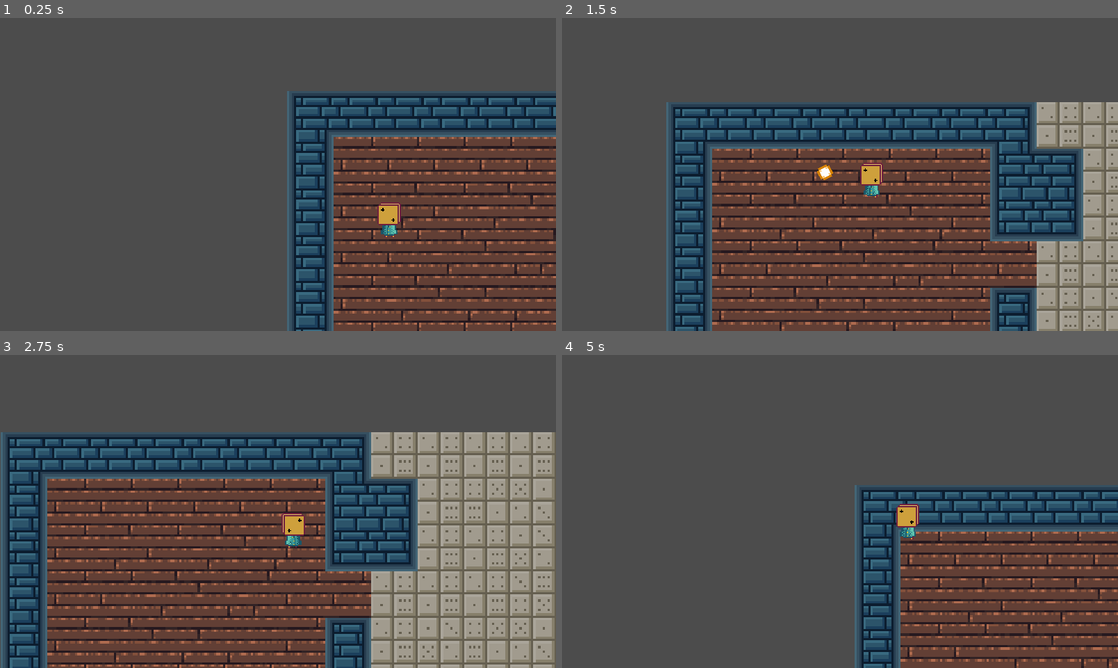
Above: before the commit, frames 1-4 (two rows, left to right).
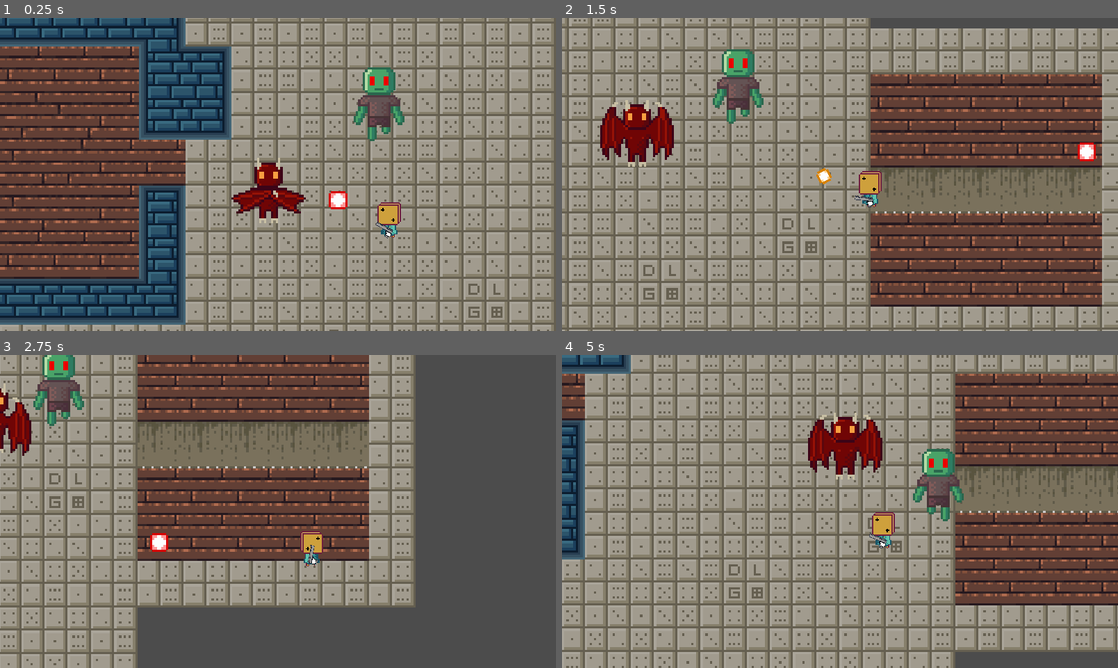
Above: after the commit, the same moments.

Repository: ygypt/gmtk2022
Game: Godot game, scene res://Levels/TemplateLevel.tscn
Same seed, same stepped clock (60 frames per second), same inputs: the game is played once before the commit and once after it.
Inputs (mouse positions are in pixels of both pictures, inside the frame that each line leads up to):
- Up to frame 1 (0.25 s): no input
- Up to frame 2 (1.5 s): move the mouse to (962, 158) at 0.52 s; press the mouse at (962, 158) at 0.53 s; hold D (move_right) 0.53-1.28 s; tap Space (dodge) at 0.6 s; move the mouse to (728, 190) at 1.27 s; release the mouse at (728, 190) at 1.28 s; hold S (move_down) from 1.28 s (still down); click (728, 190) at 1.35 s
- Up to frame 3 (2.75 s): tap Space (dodge) at 1.55, 2.1 s; move the mouse to (333, 442) at 2.02 s; release S (move_down) at 2.03 s; press the mouse at (333, 442) at 2.03 s; hold D (move_right) from 2.03 s (still down)
- Up to frame 4 (5 s): move the mouse to (812, 574) at 2.77 s; release D (move_right) at 2.78 s; release the mouse at (812, 574) at 2.78 s; hold W (move_up) 2.78-3.53 s; tap F (interact) at 2.85 s; tap Space (dodge) at 3.05, 4.35 s; move the mouse to (1006, 558) at 3.52 s; press the mouse at (1006, 558) at 3.53 s; hold A (move_left) from 3.53 s (still down); tap R (reload) at 4.15 s; move the mouse to (673, 464) at 4.27 s; release the mouse at (673, 464) at 4.28 s

The runs differ from the first frame. In frame 1, 85% of the frame differs, in the area x 0-100%, y 0-100%; in frame 2, 91%; in frame 3, 76%; in frame 4, 89%.

Commit message:
more enemy stuff

Diff:
--- a/Characters/Entity.gd
+++ b/Characters/Entity.gd
@@ -15,8 +15,9 @@
 
 # INPUT / MOVEMENT
 onready var move_vector := Vector2.ZERO
-onready var look_vector := 0.0
+onready var look_angle := 0.0
 onready var velocity := Vector2.ZERO
+#onready var real_velocity := Vector2.ZERO
 
 # STATE
 onready var current_state
@@ -36,11 +37,14 @@
 
 func _process(delta):
 
-	$Sprite.flip_h = !(look_vector <=  PI / 2 && look_vector > -(PI / 2))
+	$Sprite.flip_h = !(look_angle <=  PI / 2 && look_angle > -(PI / 2))
 
 	var new_state = current_state.step(self)
 	if new_state != null:
 		change_state(new_state)
 
+	if health <= 0:
+		queue_free()
+
 func _physics_process(delta):
 	move_and_slide(velocity)
--- /dev/null
+++ b/Characters/Ghoul/Ghoul.gd
@@ -0,0 +1,11 @@
+extends Entity
+
+func _ready():
+	current_state = $State/Chase
+
+func _process(delta):
+	for body in $ProjHurtbox.get_overlapping_areas():
+		if body.shooter.is_in_group("Player"):
+			health -= body.damage
+			body.queue_free()
+			print(health)
--- /dev/null
+++ b/Characters/Ghoul/Ghoul.tscn
@@ -0,0 +1,67 @@
+[gd_scene load_steps=10 format=2]
+
+[ext_resource path="res://Characters/Ghoul/Ghoul.gd" type="Script" id=1]
+[ext_resource path="res://Art_Assets/Enemies/ghoul2.png" type="Texture" id=2]
+[ext_resource path="res://Characters/Ghoul/States/Chase.gd" type="Script" id=3]
+
+[sub_resource type="CapsuleShape2D" id=6]
+radius = 2.0
+height = 4.0
+
+[sub_resource type="AtlasTexture" id=2]
+atlas = ExtResource( 2 )
+region = Rect2( 0, 0, 32, 32 )
+
+[sub_resource type="AtlasTexture" id=3]
+atlas = ExtResource( 2 )
+region = Rect2( 32, 0, 32, 32 )
+
+[sub_resource type="SpriteFrames" id=4]
+animations = [ {
+"frames": [ SubResource( 2 ), SubResource( 3 ) ],
+"loop": true,
+"name": "default",
+"speed": 5.0
+} ]
+
+[sub_resource type="CapsuleShape2D" id=5]
+height = 14.0
+
+[sub_resource type="CapsuleShape2D" id=7]
+radius = 9.0
+height = 2.0
+
+[node name="Ghoul" type="KinematicBody2D"]
+collision_layer = 2
+collision_mask = 5
+script = ExtResource( 1 )
+
+[node name="CollisionShape2D" type="CollisionShape2D" parent="."]
+rotation = 1.5708
+shape = SubResource( 6 )
+
+[node name="Sprite" type="AnimatedSprite" parent="."]
+position = Vector2( 0, -16 )
+frames = SubResource( 4 )
+frame = 1
+playing = true
+
+[node name="State" type="Node" parent="."]
+
+[node name="Chase" type="Node" parent="State"]
+script = ExtResource( 3 )
+
+[node name="ProjHurtbox" type="Area2D" parent="."]
+collision_layer = 0
+collision_mask = 32
+
+[node name="CollisionShape2D" type="CollisionShape2D" parent="ProjHurtbox"]
+position = Vector2( 0, -16 )
+shape = SubResource( 5 )
+
+[node name="Hitbox" type="Area2D" parent="." groups=["Hitbox"]]
+collision_layer = 2
+
+[node name="CollisionShape2D" type="CollisionShape2D" parent="Hitbox"]
+position = Vector2( 0, -6 )
+shape = SubResource( 7 )
--- /dev/null
+++ b/Characters/Ghoul/States/Chase.gd
@@ -0,0 +1,10 @@
+extends State
+
+func step(entity):
+	var angle_to_player := 0.0
+
+	for player in get_tree().get_nodes_in_group("Player"):
+		angle_to_player = entity.get_angle_to(player.position)
+
+	var vec = Vector2.RIGHT.rotated(angle_to_player)
+	entity.velocity = vec * entity.speed
--- /dev/null
+++ b/Characters/Imp/Imp.gd
@@ -0,0 +1,20 @@
+extends Entity
+
+onready var player_distance = 0
+onready var angle_to_player = 0
+onready var cooldown : Timer = $CastCooldown
+onready var anims : AnimatedSprite = $Sprite
+
+func _ready():
+	current_state = $State/Chase
+
+func _process(delta):
+	for player in get_tree().get_nodes_in_group("Player"):
+		player_distance = abs((player.position - position).length())
+		angle_to_player = get_angle_to(player.position)
+
+	for body in $ProjHurtbox.get_overlapping_areas():
+		if body.shooter.is_in_group("Player"):
+			health -= body.damage
+			body.queue_free()
+			print(health)
--- /dev/null
+++ b/Characters/Imp/Imp.tscn
@@ -0,0 +1,82 @@
+[gd_scene load_steps=11 format=2]
+
+[ext_resource path="res://Characters/Imp/Imp.gd" type="Script" id=1]
+[ext_resource path="res://Art_Assets/Enemies/imp2.png" type="Texture" id=2]
+[ext_resource path="res://Characters/Imp/States/Chase.gd" type="Script" id=3]
+[ext_resource path="res://Characters/Imp/States/Cast.gd" type="Script" id=4]
+
+[sub_resource type="CapsuleShape2D" id=6]
+radius = 5.99999
+height = 4.00002
+
+[sub_resource type="AtlasTexture" id=8]
+atlas = ExtResource( 2 )
+region = Rect2( 0, 0, 32, 32 )
+
+[sub_resource type="AtlasTexture" id=9]
+atlas = ExtResource( 2 )
+region = Rect2( 32, 0, 32, 32 )
+
+[sub_resource type="AtlasTexture" id=10]
+atlas = ExtResource( 2 )
+region = Rect2( 64, 0, 32, 32 )
+
+[sub_resource type="SpriteFrames" id=4]
+animations = [ {
+"frames": [ SubResource( 8 ), SubResource( 9 ) ],
+"loop": true,
+"name": "chase",
+"speed": 3.0
+}, {
+"frames": [ SubResource( 10 ) ],
+"loop": true,
+"name": "cast",
+"speed": 5.0
+} ]
+
+[sub_resource type="CapsuleShape2D" id=5]
+radius = 15.0
+height = 10.0
+
+[node name="Imp" type="KinematicBody2D"]
+collision_layer = 2
+collision_mask = 5
+script = ExtResource( 1 )
+health = 24
+speed = 50
+
+[node name="CollisionShape2D" type="CollisionShape2D" parent="."]
+position = Vector2( 0, -3 )
+rotation = 1.5708
+shape = SubResource( 6 )
+
+[node name="Sprite" type="AnimatedSprite" parent="."]
+position = Vector2( 0, -16 )
+frames = SubResource( 4 )
+animation = "chase"
+frame = 1
+playing = true
+
+[node name="State" type="Node" parent="."]
+
+[node name="Chase" type="Node" parent="State"]
+script = ExtResource( 3 )
+
+[node name="Cast" type="Node" parent="State"]
+script = ExtResource( 4 )
+
+[node name="CastTimer" type="Timer" parent="State/Cast"]
+wait_time = 0.4
+one_shot = true
+
+[node name="ProjHurtbox" type="Area2D" parent="."]
+collision_layer = 0
+collision_mask = 32
+
+[node name="CollisionShape2D" type="CollisionShape2D" parent="ProjHurtbox"]
+position = Vector2( 0, -13 )
+shape = SubResource( 5 )
+
+[node name="CastCooldown" type="Timer" parent="."]
+wait_time = 2.0
+one_shot = true
--- /dev/null
+++ b/Characters/Imp/States/Cast.gd
@@ -0,0 +1,28 @@
+extends State
+
+var fireball = preload("res://Projectiles/Fireball/Fireball.tscn")
+
+func enter(entity):
+	entity.anims.play("cast")
+	$CastTimer.start()
+	print("die")
+	entity.velocity = Vector2.ZERO
+
+func step(entity):
+	if $CastTimer.is_stopped():
+		return $"../Chase"
+	if entity.cooldown.is_stopped():
+
+		var fireball_pos = Vector2(entity.global_position.x,
+							entity.global_position.y - 15)
+
+		ProjectileManager.spawn_projectile(
+			fireball.instance(),
+			fireball_pos,
+			entity.angle_to_player,
+			entity)
+
+		entity.cooldown.start()
+
+	return null
+#	ProjectileManager.spawn_projectile()
--- /dev/null
+++ b/Characters/Imp/States/Chase.gd
@@ -0,0 +1,16 @@
+extends State
+
+func enter(entity):
+	entity.anims.play("chase")
+
+func step(entity):
+	if entity.cooldown.is_stopped():
+		return $"../Cast"
+
+	var vec = Vector2.RIGHT.rotated(entity.angle_to_player)
+
+	if entity.player_distance < 80:
+		entity.velocity = -vec * entity.speed
+
+	elif entity.player_distance > 90:
+		entity.velocity = vec * entity.speed
--- a/Characters/Player/Player.gd
+++ b/Characters/Player/Player.gd
@@ -6,9 +6,11 @@
 onready var anims : AnimationPlayer = $AnimationPlayer
 onready var weapon := $Pistol
 onready var can_shoot := true
+onready var hurt_angle := 0.0
 
 func _ready():
 	current_state = $State/Idle
+	$Hurtbox.connect("area_entered", self, "_on_Hurtbox_area_entered")
 #	weapon_slot.player = self
 
 func _process(delta: float):
@@ -19,12 +21,55 @@
 	# THIS MIGHT BE BACKWARDS
 #	var lookvec = global_position.angle_to_point(mouse_pos)
 	var lookvec = mouse_pos.angle_to_point(global_position)
-	look_vector = lookvec
+	look_angle = lookvec
 
 	weapon.step(self)
+
+#	for area in $Hurtbox.get_overlapping_areas():
+#		if area is Projectile:
+#			health -= area.damage
+#
+#	for body in $Hurtbox.get_overlapping_bodies(): Area2D
+#		if body.is_in_group("Enemy"):
+#			pass
 
 	# PLAYER EXTENDS ENTITY, SO WE INHERIT ALL OF ENTITY'S FUNCTIONS, BUT
 	# WE'VE OVERRIDEN _PROCESS HERE, SO TO MAKE SURE THAT THE O.G. ENTITY
 	# PROCESS STILL RUNS I RUN "DOT _PROCESS", THE "DOT" CALLS THE SAME FUNCTION
 	# FROM THE SUPERCLASS
 	._process(delta)
+
+func take_hit(node: Node):
+	if not $ImmunityTimer.is_stopped():
+		return
+
+	$ImmunityTimer.start()
+	health -= 1
+	print("HP: ", health)
+
+	# MOVE PLAYER IN OPPOSITE DIRECTION
+
+	hurt_angle = global_position.angle_to_point(node.global_position)
+#	velocity = Vector2.RIGHT.rotated(hurt_angle) * 1500
+
+	change_state($State/Hurt)
+
+func _on_Hurtbox_area_entered(area):
+	print(area)
+	if area.is_in_group("Projectile"):
+		print("in")
+		if area.shooter != self:
+			print("deep")
+			take_hit(area)
+			return
+
+	if area.is_in_group("Hitbox"):
+		take_hit(area)
+		return
+
+
+
+#func _on_Hurtbox_body_entered(body):
+#	if body != self:
+#		take_hit(body)
+#		return
--- a/Characters/Player/Player.tscn
+++ b/Characters/Player/Player.tscn
@@ -1,16 +1,17 @@
-[gd_scene load_steps=15 format=2]
+[gd_scene load_steps=18 format=2]
 
 [ext_resource path="res://Art_Assets/Player/DICEY.png" type="Texture" id=1]
 [ext_resource path="res://Characters/Player/Player.gd" type="Script" id=2]
 [ext_resource path="res://Characters/Player/States/Idle.gd" type="Script" id=3]
 [ext_resource path="res://Characters/Player/States/Move.gd" type="Script" id=4]
 [ext_resource path="res://Characters/Player/States/Dodge.gd" type="Script" id=5]
+[ext_resource path="res://Characters/Player/States/Hurt.gd" type="Script" id=6]
 [ext_resource path="res://Weapons/Pistol/Pistol.tscn" type="PackedScene" id=7]
 [ext_resource path="res://Characters/Player/PlayerCamera.gd" type="Script" id=8]
 
 [sub_resource type="CapsuleShape2D" id=2]
-radius = 2.0
-height = 2.0
+radius = 0.999996
+height = 2.00001
 
 [sub_resource type="Animation" id=4]
 resource_name = "Dodge"
@@ -31,35 +32,34 @@
 
 [sub_resource type="Animation" id=3]
 resource_name = "Idle"
-length = 0.5
+length = 0.0666668
 loop = true
-step = 0.05
-tracks/0/type = "value"
-tracks/0/path = NodePath("Sprite:frame")
-tracks/0/interp = 1
-tracks/0/loop_wrap = true
-tracks/0/imported = false
-tracks/0/enabled = true
-tracks/0/keys = {
-"times": PoolRealArray( 0, 0.25 ),
-"transitions": PoolRealArray( 1, 1 ),
-"update": 1,
-"values": [ 4, 5 ]
+step = 0.0166667
+tracks/0/type = "value"
+tracks/0/path = NodePath("Sprite:frame")
+tracks/0/interp = 1
+tracks/0/loop_wrap = true
+tracks/0/imported = false
+tracks/0/enabled = true
+tracks/0/keys = {
+"times": PoolRealArray( 0 ),
+"transitions": PoolRealArray( 1 ),
+"update": 1,
+"values": [ 0 ]
 }
 
 [sub_resource type="Animation" id=1]
 resource_name = "Move_down"
-length = 0.3
+length = 0.2
 loop = true
-step = 0.05
-tracks/0/type = "value"
-tracks/0/path = NodePath("Sprite:frame")
-tracks/0/interp = 1
-tracks/0/loop_wrap = true
-tracks/0/imported = false
-tracks/0/enabled = true
-tracks/0/keys = {
-"times": PoolRealArray( 0, 0.15 ),
+tracks/0/type = "value"
+tracks/0/path = NodePath("Sprite:frame")
+tracks/0/interp = 1
+tracks/0/loop_wrap = true
+tracks/0/imported = false
+tracks/0/enabled = true
+tracks/0/keys = {
+"times": PoolRealArray( 0, 0.1 ),
 "transitions": PoolRealArray( 1, 1 ),
 "update": 1,
 "values": [ 0, 1 ]
@@ -67,17 +67,16 @@
 
 [sub_resource type="Animation" id=5]
 resource_name = "Move_up"
-length = 0.3
+length = 0.2
 loop = true
-step = 0.05
-tracks/0/type = "value"
-tracks/0/path = NodePath("Sprite:frame")
-tracks/0/interp = 1
-tracks/0/loop_wrap = true
-tracks/0/imported = false
-tracks/0/enabled = true
-tracks/0/keys = {
-"times": PoolRealArray( 0, 0.15 ),
+tracks/0/type = "value"
+tracks/0/path = NodePath("Sprite:frame")
+tracks/0/interp = 1
+tracks/0/loop_wrap = true
+tracks/0/imported = false
+tracks/0/enabled = true
+tracks/0/keys = {
+"times": PoolRealArray( 0, 0.1 ),
 "transitions": PoolRealArray( 1, 1 ),
 "update": 1,
 "values": [ 3, 2 ]
@@ -117,13 +116,20 @@
 "values": [ 3, 2 ]
 }
 
-[node name="Player" type="KinematicBody2D"]
+[sub_resource type="CapsuleShape2D" id=8]
+radius = 3.0
+height = 0.0
+
+[sub_resource type="CapsuleShape2D" id=9]
+radius = 2.0
+height = 2.0
+
+[node name="Player" type="KinematicBody2D" groups=["Player"]]
 collision_mask = 46
 script = ExtResource( 2 )
 speed = 80
 
 [node name="CollisionShape2D" type="CollisionShape2D" parent="."]
-position = Vector2( 0, -1 )
 rotation = 1.5708
 shape = SubResource( 2 )
 
@@ -133,6 +139,7 @@
 texture = ExtResource( 1 )
 hframes = 2
 vframes = 3
+frame = 3
 
 [node name="AnimationPlayer" type="AnimationPlayer" parent="."]
 autoplay = "Idle"
@@ -161,10 +168,36 @@
 script = ExtResource( 5 )
 
 [node name="Cooldown" type="Timer" parent="State/Dodge"]
+one_shot = true
+
+[node name="Hurt" type="Node" parent="State"]
+script = ExtResource( 6 )
+
+[node name="Cooldown" type="Timer" parent="State/Hurt"]
+wait_time = 0.1
+one_shot = true
 
 [node name="Pistol" parent="." instance=ExtResource( 7 )]
+position = Vector2( 0, -2 )
+
+[node name="Hurtbox" type="Area2D" parent="."]
+collision_layer = 0
+collision_mask = 34
+
+[node name="CollisionShape2D" type="CollisionShape2D" parent="Hurtbox"]
+position = Vector2( 0, -1 )
+shape = SubResource( 8 )
+
+[node name="EnvHurtbox" type="Area2D" parent="."]
 visible = false
-position = Vector2( 0, -2 )
-
-[node name="HurtboxMask" type="Area2D" parent="."]
-collision_mask = 62
+
+[node name="CollisionShape2D" type="CollisionShape2D" parent="EnvHurtbox"]
+rotation = 1.5708
+shape = SubResource( 9 )
+
+[node name="ImmunityTimer" type="Timer" parent="."]
+wait_time = 1.5
+one_shot = true
+
+[connection signal="area_entered" from="Hurtbox" to="." method="_on_Hurtbox_area_entered"]
+[connection signal="body_entered" from="Hurtbox" to="." method="_on_Hurtbox_body_entered"]
--- a/Characters/Player/States/Dodge.gd
+++ b/Characters/Player/States/Dodge.gd
@@ -4,13 +4,13 @@
 
 var dodge_direction
 
-func enter(entity : Player) -> Node:
-	if not $Cooldown.is_stopped():
+func enter(entity) -> Node:
+	if not $Cooldown.is_stopped() || !entity.move_vector:
 		return $"../Idle"
 
 	entity.can_shoot = false
 
-	dodge_direction = entity.look_vector
+	dodge_direction = entity.move_vector
 	entity.anims.play("Dodge")
 	$Cooldown.one_shot = true
 	$Cooldown.start()
@@ -21,8 +21,8 @@
 	entity.can_shoot = true
 	.exit(entity)
 
-func step(entity : Player) -> Node:
-	entity.velocity = Vector2.RIGHT.rotated(dodge_direction) * dodge_speed
+func step(entity) -> Node:
+	entity.velocity = dodge_direction * dodge_speed
 
 	if not entity.anims.is_playing():
 		return $"../Idle"
--- /dev/null
+++ b/Characters/Player/States/Hurt.gd
@@ -0,0 +1,13 @@
+extends State
+
+func enter(entity):
+	$Cooldown.start()
+
+func step(entity):
+	if $Cooldown.is_stopped():
+		return $"../Idle"
+
+	# actually might not need this script
+	entity.velocity = Vector2.RIGHT.rotated(entity.hurt_angle) * (4000 * $Cooldown.time_left)
+#	(1000 * ($Cooldown.time_left * 10))
+	return null
--- a/Characters/Player/States/Move.gd
+++ b/Characters/Player/States/Move.gd
@@ -1,8 +1,4 @@
 extends State
-
-func enter(entity: Player) -> Node:
-	entity.anims.play("Move")
-	return null
 
 func step(entity) -> Node:
 	entity.velocity = entity.move_vector * entity.speed
--- a/Levels/TemplateLevel.tscn
+++ b/Levels/TemplateLevel.tscn
@@ -1,11 +1,14 @@
-[gd_scene load_steps=3 format=2]
+[gd_scene load_steps=5 format=2]
 
 [ext_resource path="res://Tiles/Tiles.tres" type="TileSet" id=1]
 [ext_resource path="res://Characters/Player/Player.tscn" type="PackedScene" id=2]
+[ext_resource path="res://Characters/Ghoul/Ghoul.tscn" type="PackedScene" id=3]
+[ext_resource path="res://Characters/Imp/Imp.tscn" type="PackedScene" id=4]
 
 [node name="TemplateLevel" type="Node2D"]
 
 [node name="WallsAndFloors" type="TileMap" parent="."]
+z_index = -1
 tile_set = ExtResource( 1 )
 cell_size = Vector2( 20, 20 )
 cell_quadrant_size = 10
@@ -15,4 +18,14 @@
 tile_data = PoolIntArray( 0, 1, 131074, 1, 1, 3, 2, 1, 3, 3, 1, 3, 4, 1, 3, 5, 1, 3, 6, 1, 3, 7, 1, 131075, 8, 3, 1, 9, …(3361 unchanged characters)…
 
 [node name="Player" parent="." instance=ExtResource( 2 )]
-position = Vector2( 44, 63 )
+position = Vector2( 248, 102 )
+health = 100
+
+[node name="Ghoul" parent="." instance=ExtResource( 3 )]
+position = Vector2( 243, 55 )
+health = 20
+speed = 25
+
+[node name="Imp" parent="." instance=ExtResource( 4 )]
+position = Vector2( 196, 100 )
+health = 10
--- a/Projectiles/Bullet/Bullet.gd
+++ b/Projectiles/Bullet/Bullet.gd
@@ -7,13 +7,19 @@
 
 func _ready():
 	current_state = $State/Zoom
-	$AnimationPlayer.play("Bullet_Movement",-1, rand_range(-1,1), false)
+	$AnimationPlayer.play("Bullet_Movement", -1, rand_range(-1,1), false)
 
-	yield(get_tree(),"idle_frame")
-	yield(get_tree(),"idle_frame")
-	$BulletTrail.process_material.direction = Vector3(-velocity.x,-velocity.y,0)
+
+#	yield(get_tree(),"idle_frame")
+#	yield(get_tree(),"idle_frame")
+
+#	$BulletTrail.process_material.direction = Vector3.RIGHT.rotated()
 
 func _process(delta):
 	._process(delta)
 
+	move_vector = Vector2.RIGHT.rotated(look_angle)
+
+	$BulletTrail.process_material.direction = Vector3(move_vector.x, move_vector.y, 0)
+
 	var bodies = get_overlapping_bodies()
--- a/Projectiles/Bullet/Bullet.tscn
+++ b/Projectiles/Bullet/Bullet.tscn
@@ -32,8 +32,7 @@
 emission_ring_height = 1.0
 emission_ring_axis = Vector3( 0, 0, 1 )
 flag_disable_z = true
-direction = Vector3( 100, 0, 0 )
-spread = 0.0
+spread = 2.0
 gravity = Vector3( 0, 0, 0 )
 initial_velocity = 88.8
 orbit_velocity = 0.0
@@ -59,12 +58,12 @@
 collision_mask = 6
 script = ExtResource( 2 )
 
+[node name="CollisionShape2D" type="CollisionShape2D" parent="."]
+shape = SubResource( 1 )
+
 [node name="Sprite" type="Sprite" parent="."]
 position = Vector2( 0.00539303, -0.0152988 )
 texture = ExtResource( 1 )
-
-[node name="CollisionShape2D" type="CollisionShape2D" parent="."]
-shape = SubResource( 1 )
 
 [node name="State" type="Node" parent="."]
 
@@ -78,12 +77,10 @@
 
 [node name="BulletTrail" type="Particles2D" parent="."]
 visible = false
-scale = Vector2( 0.5, 0.5 )
 amount = 5
-lifetime = 1.5
-speed_scale = 3.35
-explosiveness = 0.13
-randomness = 0.6
+speed_scale = 8.05
+explosiveness = 0.12
+randomness = 0.37
 local_coords = false
 process_material = SubResource( 3 )
 texture = ExtResource( 1 )
--- a/Projectiles/Bullet/Zoom.gd
+++ b/Projectiles/Bullet/Zoom.gd
@@ -3,4 +3,4 @@
 # RIGHT IS THE DEFAULT DIRECTION IN RADIANS, SO THIS IS HOW U GO FORWARD
 
 func step(entity):
-	entity.velocity = Vector2.RIGHT.rotated(entity.look_vector) * entity.speed
+	entity.velocity = Vector2.RIGHT.rotated(entity.look_angle) * entity.speed
--- /dev/null
+++ b/Projectiles/Fireball/Fireball.gd
@@ -0,0 +1,4 @@
+extends Projectile
+
+func _ready():
+	current_state = $State/Zoom
--- /dev/null
+++ b/Projectiles/Fireball/Fireball.tscn
@@ -0,0 +1,25 @@
+[gd_scene load_steps=5 format=2]
+
+[ext_resource path="res://Projectiles/Fireball/Fireball.gd" type="Script" id=1]
+[ext_resource path="res://Art_Assets/Enemies/imp_fireball.png" type="Texture" id=2]
+[ext_resource path="res://Projectiles/Bullet/Zoom.gd" type="Script" id=3]
+
+[sub_resource type="CircleShape2D" id=1]
+radius = 5.0
+
+[node name="Fireball" type="Area2D"]
+collision_layer = 32
+collision_mask = 0
+script = ExtResource( 1 )
+speed = 150
+
+[node name="CollisionShape2D" type="CollisionShape2D" parent="."]
+shape = SubResource( 1 )
+
+[node name="Sprite" type="Sprite" parent="."]
+texture = ExtResource( 2 )
+
+[node name="State" type="Node" parent="."]
+
+[node name="Zoom" type="Node" parent="State"]
+script = ExtResource( 3 )
--- a/Projectiles/Projectile.gd
+++ b/Projectiles/Projectile.gd
@@ -6,7 +6,7 @@
 
 # INPUT / MOVEMENT
 onready var move_vector := Vector2.ZERO
-onready var look_vector := 0.0
+onready var look_angle := 0.0
 onready var velocity := Vector2.ZERO
 
 # STATE
--- a/Projectiles/ProjectileManager.gd
+++ b/Projectiles/ProjectileManager.gd
@@ -3,10 +3,17 @@
 # CHONKY ASS FUNCTION FOR SPAWNING PROJECTILE. FEEL FREE TO ADD TO IT
 # YOU CAN USE EQUAL SIGN FOR DEFAULTS (U PROLLY ALREADY KNOW THAT IDK)
 
-func spawn_projectile(projectile: Projectile, global_pos: Vector2, direction: float, shooter: Entity, damage: int):
+func spawn_projectile(
+		projectile: Projectile,
+		global_pos: Vector2,
+		direction: float,
+		shooter: Entity,
+		damage: int = 1
+	):
+
 	add_child(projectile)
 	projectile.position = global_pos
-	projectile.look_vector = direction
+	projectile.look_angle = direction
 	projectile.shooter = shooter
 	projectile.damage = damage
-	projectile.z_index = 10
+	projectile.add_to_group("Projectile")
--- a/Weapons/Pistol/Pistol.gd
+++ b/Weapons/Pistol/Pistol.gd
@@ -19,7 +19,7 @@
 		ProjectileManager.spawn_projectile(
 			new_bullet,
 			global_position,
-			player.look_vector,
+			player.look_angle,
 			player,
 			3)
 
--- a/Weapons/Weapon.gd
+++ b/Weapons/Weapon.gd
@@ -25,5 +25,5 @@
 
 # THIS FUNCTION IS KINDA MESSY RN BUT IT GETS THE JOB DONE
 func step(entity):
-	rotation = entity.look_vector
-	$Sprite.flip_v = !(entity.look_vector <=  PI / 2 && entity.look_vector > -(PI / 2))
+	rotation = entity.look_angle
+	$Sprite.flip_v = !(entity.look_angle <=  PI / 2 && entity.look_angle > -(PI / 2))
Not shown, added: Art_Assets/Dice/d6.png.import
Not shown, added: Art_Assets/Enemies/imp_fireball.png.import
Not shown, added: Art_Assets/Enemies/imp_fireball_particle.png.import
Not shown, added: Art_Assets/Enemies/spookhead.png.import
Not shown, added: Art_Assets/Weapons/boomerang.png.import
